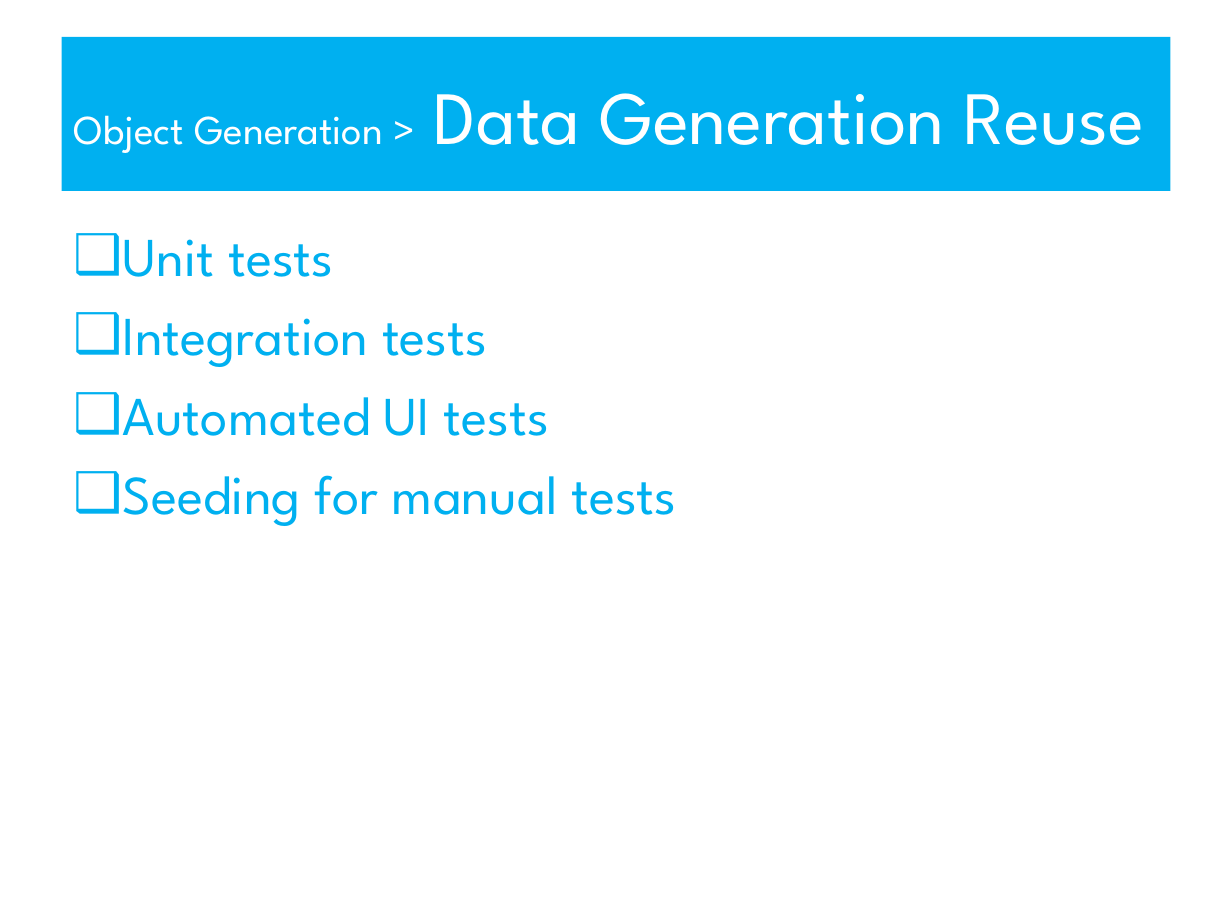
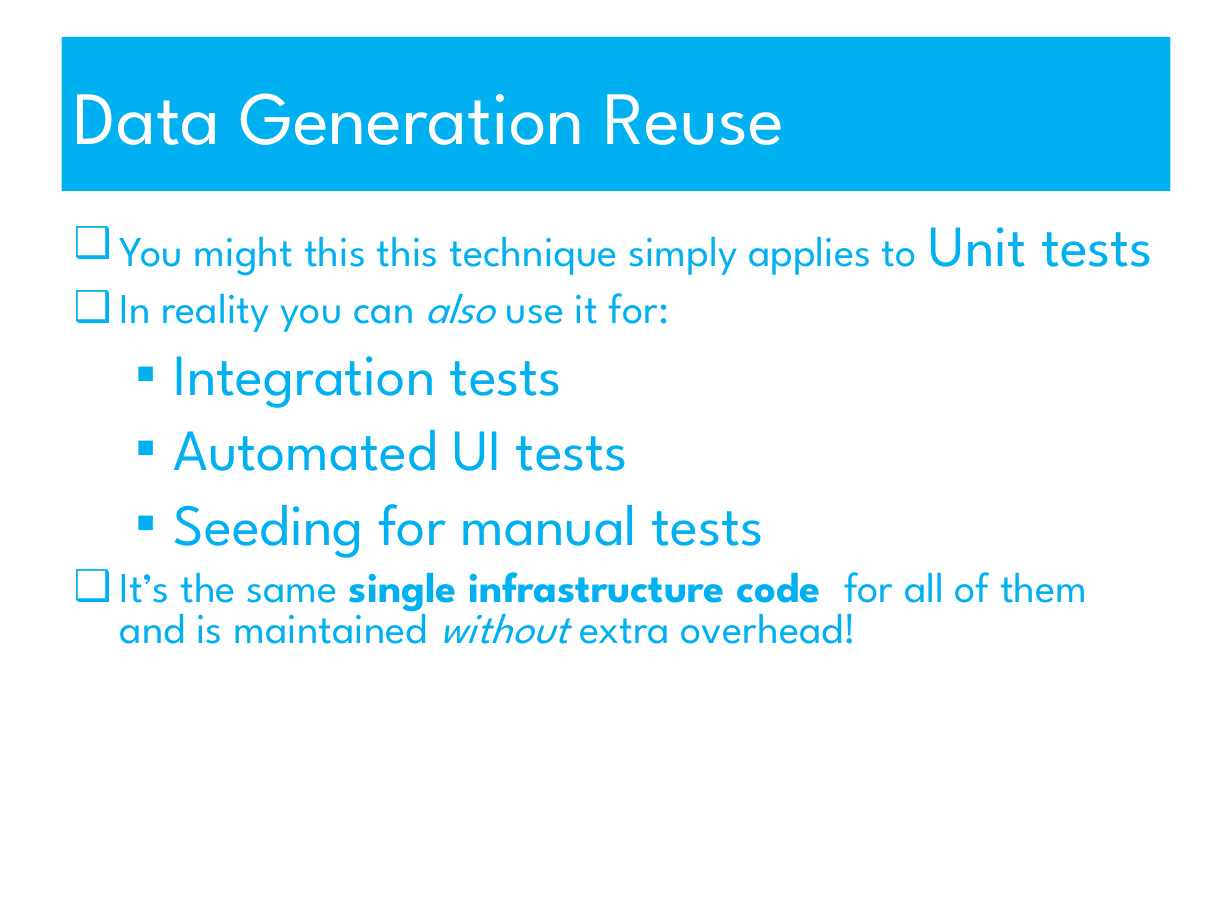
Before and after one commit to robdmoore/TestDataSustainabilityPresentation, a slide deck: slide 15 of Presentation.ppt. Drawn at 1232x924 pixels with LibreOffice and Linux fonts; fonts in the diff are those of the drawing. Boxes give left, top, right and bottom in pixels: in the first picture for what was removed or moved away, otherwise in the second. Text is boxed around its words. In the diff, an @@ line names an element or a change of style, - is before the commit and + after.

```diff
--- a/Presentation.ppt
+++ b/Presentation.ppt
@@ title at (x1=74, y1=93, x2=784, y2=145): text changed @@
-Object Generation > Data Generation Reuse
+Data Generation Reuse
@@ text at (x1=120, y1=227, x2=1153, y2=332): text changed; size 32 to 24.8 pt @@
-❑ Unit tests
+❑ You might this this technique simply applies to Unit tests
+❑ In reality you can also use it for:
@@ text at (x1=174, y1=356, x2=764, y2=558): size 32 to 34.1 pt in "Integration tests", "Automated UI tests", "Seeding for manual tests"; bullet ❑ to ▪; list level 1 to 2 in "Integration tests"; line spacing 1 to 0.8; list level 1 to 2 in "Automated UI tests"; list level 1 to 2 in "Seeding for manual tests" @@
@@ text at (x1=120, y1=572, x2=1088, y2=644): paragraph added @@
+❑ It’s the same single infrastructure code for all of them and is maintained without extra overhead!
```
Also in this commit, not shown: 9 other slides changed, 3 slides added, 1 other file.
